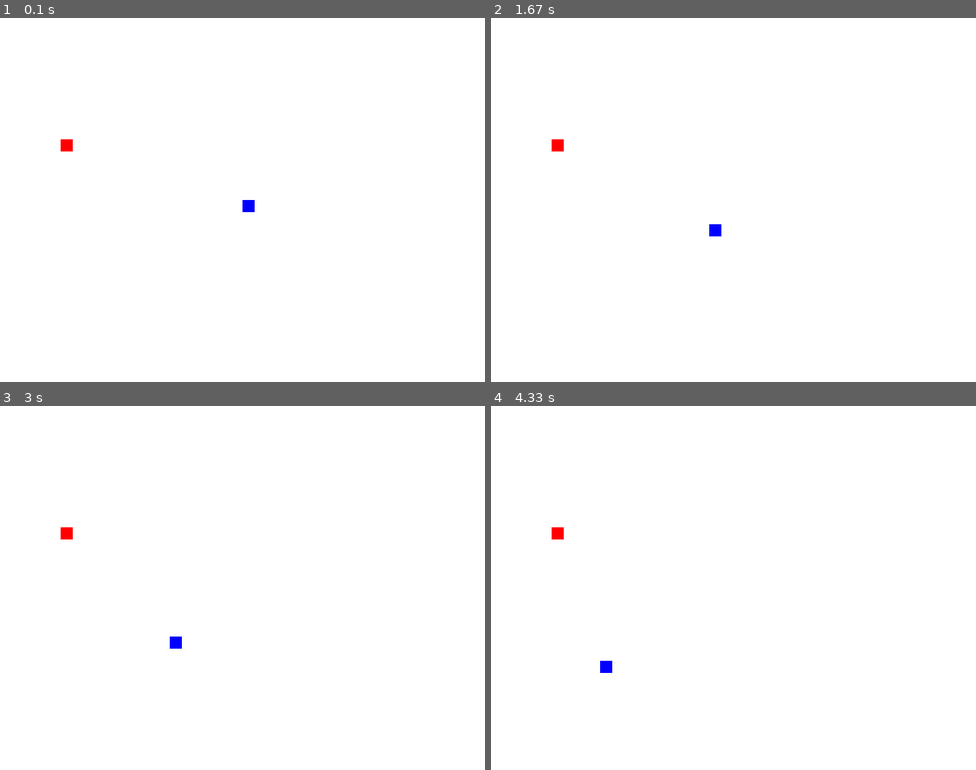
Above: before the commit, frames 1-4 (two rows, left to right).
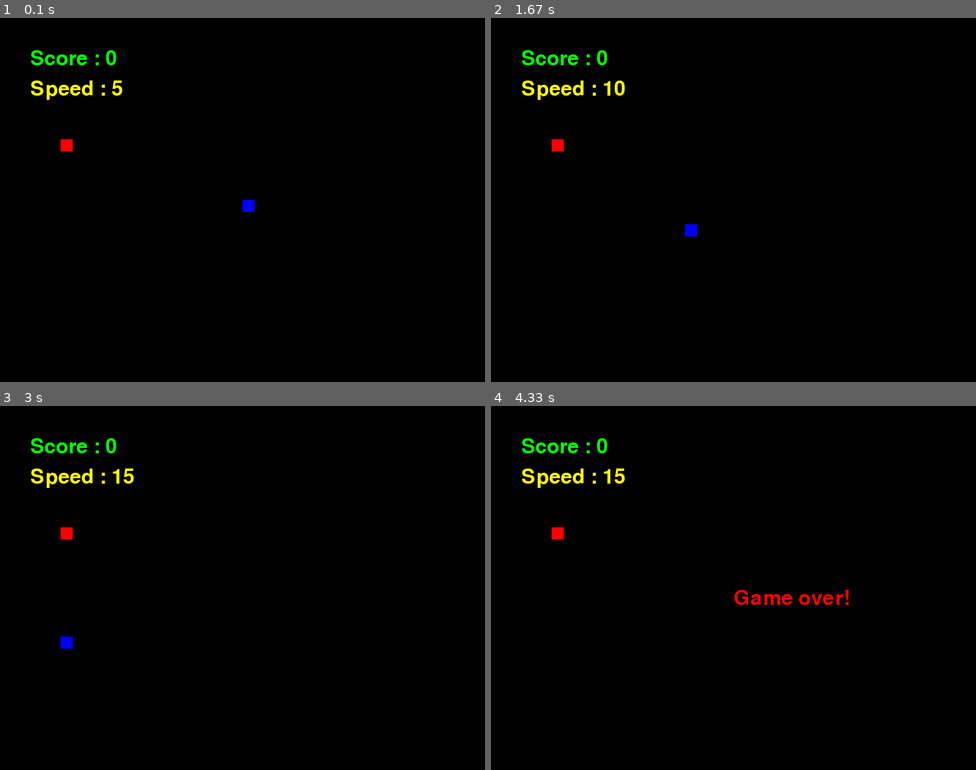
Above: after the commit, the same moments.

Repository: ponpeinieh/pycharmProjects
Game: pygame game, started from snake_oop/snake.py
Two runs of this game, one before a commit and one after it. Both use one fixed random seed, a clock stepped at 60 frames per second and the inputs below.
Inputs:
- Up to frame 1 (0.1 s): no input
- Up to frame 2 (1.67 s): hold A 0.33-0.87 s; hold S 0.9-1.2 s; hold Down 0.9-1.2 s; hold A 1.23-1.63 s; hold Left 1.23-1.63 s
- Up to frame 3 (3 s): hold S 1.67-2.03 s; hold Down 1.67-2.03 s; hold A 2.07-2.53 s; hold Left 2.07-2.53 s; hold A from 2.57 s (still down); hold Left from 2.57 s (still down)
- Up to frame 4 (4.33 s): release A at 3.1 s; release Left at 3.1 s; hold S 3.13-3.43 s; hold Down 3.13-3.43 s; hold A 3.47-3.87 s; hold Left 3.47-3.87 s

The runs differ from the first frame. In frame 1, 100% of the frame differs, in the area x 0-100%, y 0-100%; in frame 2, 100%; in frame 3, 100%; in frame 4, 100%.

Commit message:
update snake

Diff:
--- a/snake_oop/snake.py
+++ b/snake_oop/snake.py
@@ -3,9 +3,9 @@
 import random
 
 
-def message(screen, font_style, msg, color):
+def message(screen, font_style, msg, color, x, y):
     mesg = font_style.render(msg, True, color)
-    screen.blit(mesg, (screen.get_width() // 2, screen.get_height() // 2))
+    screen.blit(mesg, (x, y))
 
 
 def random_position(screen, snake_block):
@@ -14,17 +14,16 @@
     return (foodx, foody)
 
 
-def draw_snake(screen, head_color, body_color, snake_block, snake_list):
+def draw_snake(screen, head_color, body_color, snake_list):
     head = snake_list[len(snake_list) - 1]
-    pygame.draw.rect(screen, head_color, (head[0], head[1], snake_block, snake_block))
+    pygame.draw.rect(screen, head_color, head)
     for x in snake_list[:-1]:
-        pygame.draw.rect(screen, body_color, (x[0], x[1], snake_block, snake_block))
+        pygame.draw.rect(screen, body_color, x)
 
 
 def main():
     pygame.init()
     font_style = pygame.font.SysFont(None, 50)
-    score_font = pygame.font.SysFont("comicsansms", 35)
     screen_width = 800
     screen_height = 600
     screen = pygame.display.set_mode((screen_width, screen_height))
@@ -32,8 +31,9 @@
 
     blue = (0, 0, 255)
     green = (0, 255, 0)
+    yellow = (255, 255, 0)
     red = (255, 0, 0)
-    white = (255, 255, 255)
+    black = (0, 0, 0)
 
     x = screen_width // 2
     y = screen_height // 2
@@ -50,6 +50,7 @@
     (foodx, foody) = random_position(screen, snake_block)
     snake_list = []
     snake_length = 1
+    score = 0
     while not game_over:
         for event in pygame.event.get():
             if event.type == pygame.QUIT:
@@ -67,27 +68,39 @@
                 elif event.key == pygame.K_DOWN:
                     y_change = snake_block
                     x_change = 0
+                elif event.key == pygame.K_a:
+                    snake_speed += 5
+                    if snake_speed > 60:
+                        snake_speed = 60
+                elif event.key == pygame.K_s:
+                    snake_speed -= 5
+                    if snake_speed <= 0:
+                        snake_speed = 1
         if x >= screen_width or x < 0 or y >= screen_height or y < 0:
             game_over = True
 
         x += x_change
         y += y_change
-        screen.fill(white)
-        pygame.draw.rect(screen, red, [foodx, foody, snake_block, snake_block])
+        screen.fill(black)
+        pygame.draw.rect(screen, red, (foodx, foody, snake_block, snake_block))
 
-        snake_list.append((x, y))
+        snake_list.append(pygame.Rect(x, y, snake_block, snake_block))
         if len(snake_list) > snake_length:
             del snake_list[0]
-        draw_snake(screen, blue, green, snake_block, snake_list)
+        draw_snake(screen, blue, green, snake_list)
         # pygame.draw.rect(screen,blue,pygame.Rect(x,y,snake_block,snake_block))
-        pygame.display.update()
         if x == foodx and y == foody:
             print("Yummy!!")
             (foodx, foody) = random_position(screen, snake_block)
+            score += 1
             snake_length += 1
+
+        message(screen, font_style, f"Score : {score}", green, 50, 50)
+        message(screen, font_style, f"Speed : {snake_speed}", yellow, 50, 100)
+        pygame.display.update()
         clock.tick(snake_speed)
 
-    message(screen, font_style, "Game over!", red)
+    message(screen, font_style, "Game over!", red, screen_width // 2, screen_height // 2)
     pygame.display.update()
     time.sleep(2)
     pygame.quit()
--- a/snake_oop/snake_oop.py
+++ b/snake_oop/snake_oop.py
@@ -5,10 +5,11 @@
 
 class App:
     blue = (0, 0, 255)
+    yellow = (255, 255, 0)
     green = (0, 255, 0)
     red = (255, 0, 0)
-    white = (255, 255, 255)
-    snake_block = 20
+    black = (0, 0, 0)
+    snake_block = 10
     snake_speed = 5
 
     def __init__(self):
@@ -25,6 +26,7 @@
         self.foody = 0
         self.clock = None
         self.snake_list = None
+        self.score = 0
         self.snake_length = 0
 
     def on_init(self):
@@ -41,6 +43,7 @@
         self.game_over = False
         self.next_random_food()
         self.snake_list = []
+        self.score = 0
         self.snake_length = 1
         return True
 
@@ -52,6 +55,7 @@
         self.game_over = False
         self.next_random_food()
         self.snake_list = []
+        self.score = 0
         self.snake_length = 1
 
     def on_event(self, event):
@@ -70,6 +74,14 @@
             elif event.key == pygame.K_DOWN:
                 self.y_change = App.snake_block
                 self.x_change = 0
+            elif event.key == pygame.K_a:
+                App.snake_speed += 5
+                if App.snake_speed > 60:
+                    App.snake_speed = 60
+            elif event.key == pygame.K_s:
+                App.snake_speed -= 5
+                if App.snake_speed <= 0:
+                    App.snake_speed = 1
             if self.game_over:
                 if event.key == pygame.K_q:
                     self.running = False
@@ -88,17 +100,20 @@
                 # print("Yummy!!")
                 self.next_random_food()
                 self.snake_length += 1
+                self.score += 1
             if self.x >= self.screen_width or self.x < 0 or self.y >= self.screen_height or self.y < 0:
                 self.game_over = True
             if self.hit_itself():
                 self.game_over = True
 
     def on_render(self):
-        self.screen.fill(App.white)
+        self.screen.fill(App.black)
         pygame.draw.rect(self.screen, App.red, (self.foodx, self.foody, App.snake_block, App.snake_block))
         self.draw_snake(App.blue, App.green)
+        self.message(f"Score : {self.score}", App.green, 100, 50)
+        self.message(f"Speed : {self.snake_speed}", App.yellow, 100, 100)
         if self.game_over:
-            self.message("Game Over!(按Q 結束游戲 或 按R 重新開始)", App.red)
+            self.message("Game Over!(按Q 結束游戲 或 按R 重新開始)", App.red, self.screen_width // 2, self.screen_height // 2)
         pygame.display.update()
         self.clock.tick(App.snake_speed)
 
@@ -117,9 +132,9 @@
             self.on_render()
         self.on_cleanup()
 
-    def message(self, msg, color):
+    def message(self, msg, color, x, y):
         mesg = self.font.render(msg, True, color)
-        mesg_rect = mesg.get_rect(center=(self.screen_width // 2, self.screen_height // 2))
+        mesg_rect = mesg.get_rect(center=(x, y))
         self.screen.blit(mesg, mesg_rect)
 
     def next_random_food(self):
